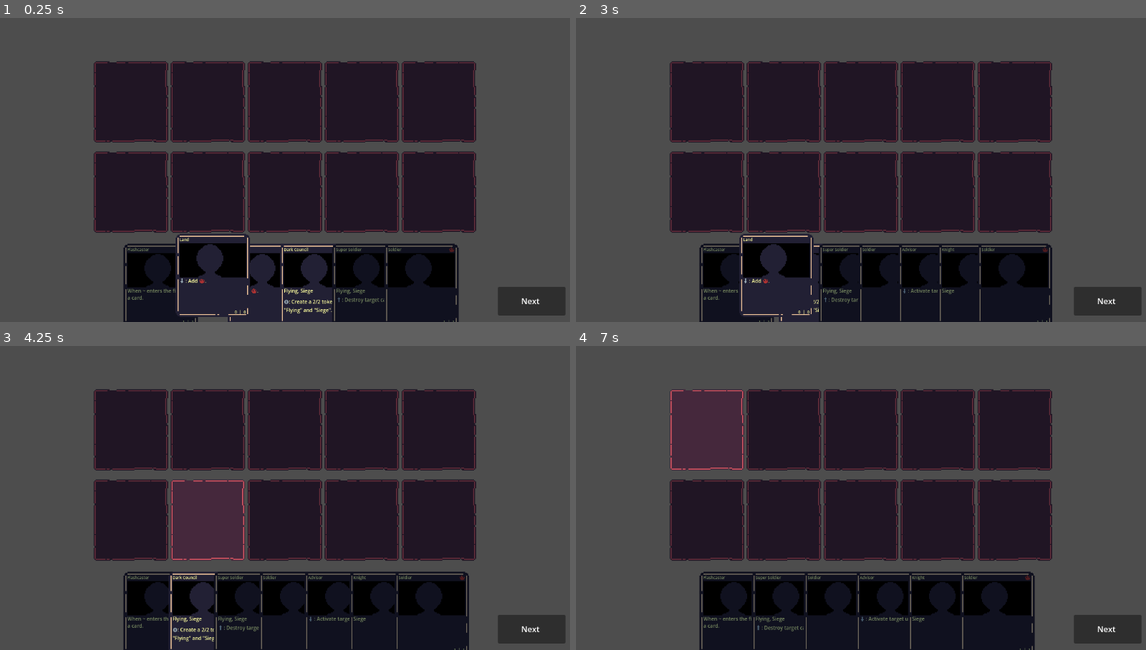
Above: before the commit, frames 1-4 (two rows, left to right).
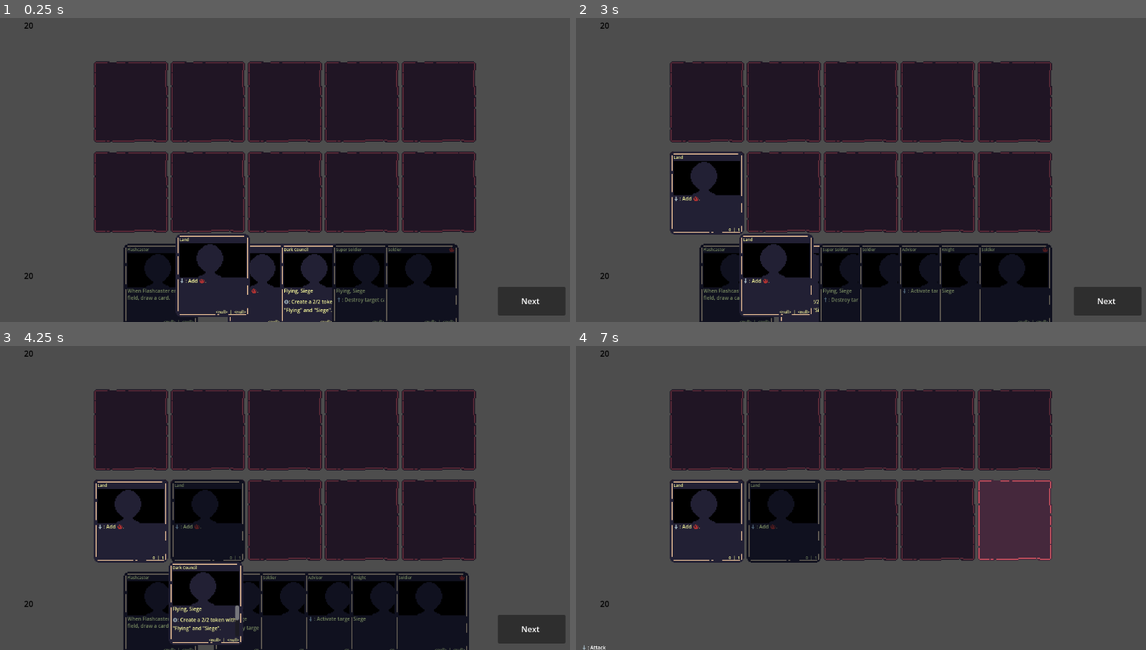
Above: after the commit, the same moments.

Repository: SvenDH/grammar-card-game
Game: Godot game, scene res://world.tscn
Two runs of this game, one before a commit and one after it. Both use one fixed random seed, a clock stepped at 60 frames per second and the inputs below.
Inputs (mouse positions are in pixels of both pictures, inside the frame that each line leads up to):
- Up to frame 1 (0.25 s): no input
- Up to frame 2 (3 s): click "Next" at 0.5 s; click "Next" at 1.25 s; click "Next" at 2 s; tap Enter (ui_accept) at 2.75 s; move the mouse to (707, 191) at 2.77 s; click (707, 191) at 2.92 s
- Up to frame 3 (4.25 s): tap Enter (ui_accept) at 3.02, 3.5, 3.77 s; move the mouse to (205, 519) at 3.52 s; click (205, 519) at 3.67 s
- Up to frame 4 (7 s): tap Enter (ui_accept) at 4.25, 5, 5.27, 5.75, 6.02, 6.5, 6.77 s; move the mouse to (861, 519) at 4.27 s; click (861, 519) at 4.42 s; move the mouse to (935, 519) at 5.02 s; click (935, 519) at 5.17 s; move the mouse to (1014, 519) at 5.77 s; click (1014, 519) at 5.92 s; move the mouse to (747, 577) at 6.52 s; click (747, 577) at 6.67 s

The runs differ from the first frame. In frame 1, 0.2% of the frame differs, in the area x 4-80%, y 1-100%; in frame 2, 1.5%; in frame 3, 6.7%; in frame 4, 25%, in the area x 1-100%, y 1-100%.
Error before the commit: Invalid assignment of property or key 'ability' with value of type 'Resource (Card)' on a base object of type 'Control (Ability)'. (res://CardInstance.gd:142)
Error after the commit: Invalid assignment of property or key 'ability' with value of type 'Resource (Card)' on a base object of type 'Control (Ability)'. (res://CardInstance.gd:143)

Commit message:
Added attack ability

Diff:
--- a/project/AbilityMenu.gd
+++ b/project/AbilityMenu.gd
@@ -12,7 +12,10 @@
 	var first = false
 	for ability in activated_abilities:
 		var text = card_text_scene.instantiate()
-		text.add_format_text(ability.text)
+		if ability is String:
+			text.add_format_text(ability)
+		else:
+			text.add_format_text(ability.text)
 		list.add_child(text)
 		text.highlight(true)
 		if not first:
--- a/project/CardBot.tscn
+++ b/project/CardBot.tscn
@@ -1,10 +1,11 @@
-[gd_scene load_steps=6 format=3 uid="uid://5lnisp7xta8e"]
+[gd_scene load_steps=7 format=3 uid="uid://5lnisp7xta8e"]
 
 [ext_resource type="Script" path="res://CardBot.gd" id="1_4mwl4"]
 [ext_resource type="PackedScene" uid="uid://cnakiw5fb25w4" path="res://CardInstance.tscn" id="2_6cyq3"]
 [ext_resource type="Script" path="res://CardPile.gd" id="2_a27qd"]
 [ext_resource type="Script" path="res://CardFields.gd" id="3_ornyf"]
 [ext_resource type="PackedScene" uid="uid://dojm7b3or6gun" path="res://Field.tscn" id="4_syh88"]
+[ext_resource type="Theme" uid="uid://b21veaaftvef5" path="res://cardstyle.tres" id="6_l6ut6"]
 
 [node name="CardBot" type="Control"]
 layout_mode = 3
@@ -22,6 +23,7 @@
 deck_path = NodePath("Deck")
 pile_path = NodePath("Discard")
 hand_path = NodePath("Hand")
+life_path = NodePath("Control2/Life")
 
 [node name="Deck" type="Control" parent="."]
 visible = false
@@ -56,4 +58,19 @@
 can_focus = true
 spread = true
 
+[node name="Control2" type="Control" parent="."]
+layout_mode = 3
+anchors_preset = 0
+offset_left = 50.0
+offset_top = 38.0
+offset_right = 90.0
+offset_bottom = 78.0
+
+[node name="Life" type="Label" parent="Control2"]
+layout_mode = 0
+offset_right = 40.0
+offset_bottom = 23.0
+theme = ExtResource("6_l6ut6")
+theme_override_colors/font_color = Color(0, 0, 0, 1)
+
 [connection signal="click" from="Control/Board" to="." method="_on_board_click" flags=18]
--- a/project/CardInstance.gd
+++ b/project/CardInstance.gd
@@ -104,6 +104,7 @@
 	assert(len(opponents) > 0)
 	# TODO: choose field if card has reach
 	var card = game.get_field(opponents[0], field_index)
+	await deactivate()
 	if card:
 		await card.damage(power)
 	else:
@@ -179,6 +180,15 @@
 			return true
 	return false
 
+func can_attack():
+	if location != ZoneMatch.ZoneEnum.board:
+		return false
+	if game.current_player != player_owner:
+		return false
+	if game.reaction:
+		return false
+	return activated
+
 func can_react():
 	# TODO: Check if card has flash or is an instant
 	return false
@@ -238,10 +248,10 @@
 	health_label.text = str(health)
 
 func _get_power():
-	return card.power  # TODO: add modified types
+	return power  # TODO: add modified types
 
 func _get_health():
-	return card.health  # TODO: add modified types
+	return health  # TODO: add modified types
 
 func _get_types() -> Array:
 	return card.types  # TODO: add modified types
--- a/project/CardPlayer.gd
+++ b/project/CardPlayer.gd
@@ -2,7 +2,7 @@
 class_name CardPlayer
 
 @export var player_name: String
-@export var life: int = 20
+@export var life: int = 20 : set = _set_life
 @export var cards: Array[Card] = []
 @export var side: Array[Card] = []
 @export var card_scene: PackedScene
@@ -10,6 +10,7 @@
 @export var deck_path: NodePath
 @export var pile_path: NodePath
 @export var hand_path: NodePath
+@export var life_path: NodePath
 
 var turnsafterthis: int = 0
 var essence := []
@@ -19,12 +20,14 @@
 @onready var deck: CardPile = get_node(deck_path)
 @onready var pile: CardPile = get_node(pile_path)
 @onready var hand: CardPile = get_node(hand_path)
+@onready var life_display = get_node(life_path)
 
 func _ready():
 	board.player = self
 	deck.player = self
 	pile.player = self
 	hand.player = self
+	_set_life(life)
 
 	for card in cards:
 		deck.add(create_card_instance(card))
@@ -135,6 +138,9 @@
 	await on_endturn()
 	clear_essence()
 	_end()
+
+func damage(amount: int):
+	life -= amount
 
 func clear_essence():
 	essence = []
@@ -250,6 +256,10 @@
 		return match_query.match_query(ability, place, self)
 	return place == match_query
 
+func _set_life(new_life):
+	life = new_life
+	life_display.text = str(life)
+
 func on_startturn():
 	pass
 
--- a/project/CardPlayer.tscn
+++ b/project/CardPlayer.tscn
@@ -12,6 +12,7 @@
 [ext_resource type="PackedScene" uid="uid://dojm7b3or6gun" path="res://Field.tscn" id="10_iw6yk"]
 [ext_resource type="Script" path="res://EssencePool.gd" id="11_mux16"]
 [ext_resource type="Script" path="res://AbilityMenu.gd" id="11_yr25d"]
+[ext_resource type="Theme" uid="uid://b21veaaftvef5" path="res://cardstyle.tres" id="13_c5fv4"]
 
 [node name="CardPlayer" type="Control"]
 layout_mode = 3
@@ -30,6 +31,7 @@
 deck_path = NodePath("Deck")
 pile_path = NodePath("Discard")
 hand_path = NodePath("Control2/Hand")
+life_path = NodePath("Control5/Life")
 
 [node name="Deck" type="Control" parent="."]
 visible = false
@@ -157,6 +159,20 @@
 layout_mode = 2
 theme_override_constants/separation = 2
 
+[node name="Control5" type="Control" parent="."]
+anchors_preset = 0
+offset_left = 50.0
+offset_top = 543.0
+offset_right = 90.0
+offset_bottom = 583.0
+
+[node name="Life" type="Label" parent="Control5"]
+layout_mode = 0
+offset_right = 40.0
+offset_bottom = 23.0
+theme = ExtResource("13_c5fv4")
+theme_override_colors/font_color = Color(0, 0, 0, 1)
+
 [connection signal="pressed" from="PassButton" to="." method="_on_pass_button_pressed"]
 [connection signal="pressed" from="SubmitButton" to="." method="_on_submit_button_pressed"]
 [connection signal="click" from="Control/Board" to="." method="_on_board_click"]
--- a/project/HumanPlayer.gd
+++ b/project/HumanPlayer.gd
@@ -12,6 +12,7 @@
 	pass_button.hide()
 	submit_button.hide()
 	ability_menu.hide()
+	ability_menu.reset()
 	print(command)
 	if command == "action":
 		if len(choices) == 0:
@@ -34,6 +35,8 @@
 		# Can cast and can activate add another menu
 		if card.can_activate():
 			var activatable = []
+			if card.can_attack():
+				activatable.append("{T}: Attack")
 			for ab in card.activated_abilities:
 				if ab.can_activate(card):
 					activatable.append(ab)
@@ -46,7 +49,10 @@
 					ability = activatable[0]
 				if ability == null:
 					return false
-				await card.activate_ability(ability)
+				if ability is String and ability == "{T}: Attack":
+					await card.attack()
+				else:
+					await card.activate_ability(ability)
 
 		elif card.is_source():
 			# Play card
@@ -116,12 +122,10 @@
 		ability_menu.show()
 		ability_menu.set_abilities(choices)
 		var ability = await action_done
-		ability_menu.reset()
-		ability_menu.hide()
-		if ability is ActivatedAbility:
-			return ability
+		if ability is String and ability == "pass":
+			return null
 
-		return null
+		return ability
 
 	return choices[len(choices)-1]
 
--- a/project/cards/Crackleburr.tres
+++ b/project/cards/Crackleburr.tres
@@ -121,7 +121,7 @@
 script = ExtResource( 3 )
 costs = [ "R", "B", "T", SubResource( 4 ) ]
 effect = SubResource( 14 )
-text = "{R}{B}, {T}, Deactivate two activated red units you control: ~ deals 3 damage to any target."
+text = "{R}{B}, {T}, Deactivate two activated red units you control: Crackleburr deals 3 damage to any target."
 
 [sub_resource type="Resource" id=32]
 script = ExtResource( 33 )
--- a/project/cards/Dwarven Strike.tres
+++ b/project/cards/Dwarven Strike.tres
@@ -47,4 +47,4 @@
 subtypes = [  ]
 abilities = [ SubResource( 2 ) ]
 power = 2
-health = 0
+health = 1
--- a/project/cards/Flashcaster.tres
+++ b/project/cards/Flashcaster.tres
@@ -64,7 +64,7 @@
 script = ExtResource("3")
 trigger = SubResource("4")
 effect = SubResource("12")
-text = "When ~ enters the field, draw a card."
+text = "When Flashcaster enters the field, draw a card."
 
 [resource]
 script = ExtResource("1")
--- a/project/cards/Jacks Steadfast Pendant.tres
+++ b/project/cards/Jacks Steadfast Pendant.tres
@@ -253,7 +253,7 @@
 script = ExtResource( 39 )
 costs = [ 1, SubResource( 40 ) ]
 effect = SubResource( 46 )
-text = "{1}, Sacrifice ~: Draw two cards, then each player discards two cards."
+text = "{1}, Sacrifice Jacks Steadfast Pendant: Draw two cards, then each player discards two cards."
 
 [resource]
 script = ExtResource( 1 )
@@ -263,4 +263,4 @@
 subtypes = [  ]
 abilities = [ SubResource( 2 ), SubResource( 20 ), SubResource( 38 ) ]
 power = 2
-health = 0
+health = 1
--- a/project/cards/Land.tres
+++ b/project/cards/Land.tres
@@ -43,4 +43,4 @@
 subtypes = []
 abilities = [SubResource("2")]
 power = 0
-health = 0
+health = 1
--- a/project/cards/Wizard.tres
+++ b/project/cards/Wizard.tres
@@ -52,7 +52,7 @@
 script = ExtResource( 3 )
 costs = [ "T" ]
 effect = SubResource( 4 )
-text = "{T}: ~ deals 1 damage to any target."
+text = "{T}: Wizard deals 1 damage to any target."
 
 [resource]
 script = ExtResource( 1 )
Not shown: 1 places in project/CardPlayer.tscn that only renumber resources
Not shown, changed: cards/cards.txt
Not shown, changed: parse.py
